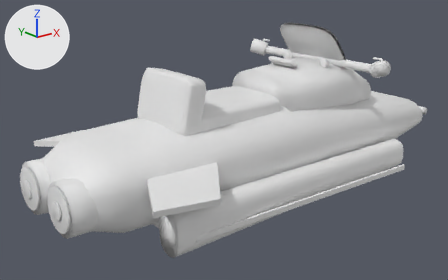
What one commit did to the OBJ model src/main/resources/assets/siliconagevehicles/models/hover.obj.
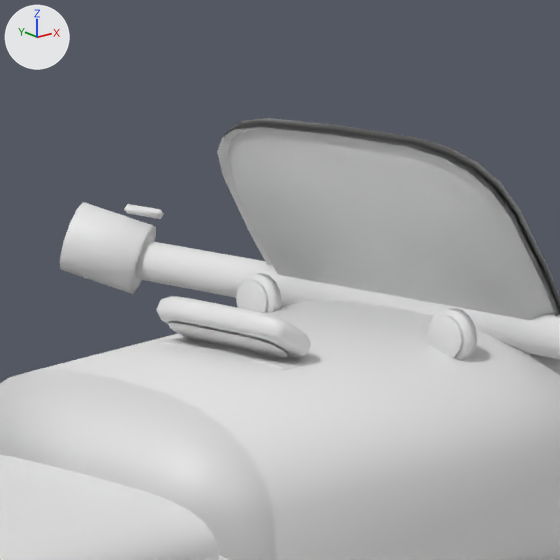
There are two pictures of each version: one whole from a camera (50 mm lens) standing at (-2.998, -3.191, 1.647) and looking at (-0.32, 0.157, 0.308), one close up on the part from 53% to 77% of the width and 0% to 38% of the height. Arrows for +X, +Y and +Z are at upper left; the lights stay in place. The last two pictures show the newer version. Where no turn or scale is listed for an object, it has been applied to the vertices. Vertices at exactly the same position are counted once.

The scene before the commit, as lines of its bpy script (objects in view):
```python
me_hover = bpy.data.meshes.new('hover')
me_hover.from_pydata(...)  # 2712 vertices, 5256 faces; spans x -1.77..1.77, y -0.81..0.81, z 0.0..1.11
ob_hover = bpy.data.objects.new('hover', me_hover)
ob_hover.location = (0.0, 0.0, 0.0)
```
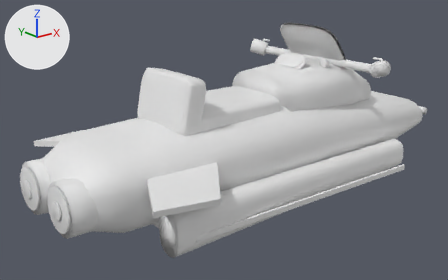
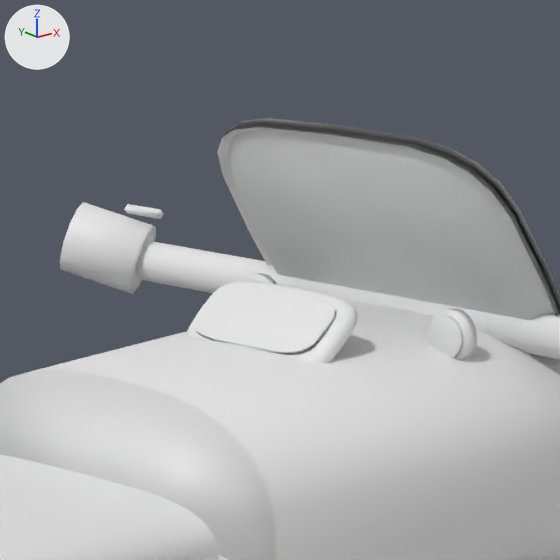
Changed parts and their boxes [x1, y1, x2, y2] in the close-ups (560 x 560 px; the box of a moved part takes in the faces that stretch with it):
part 1 of me_hover, moved or reshaped: before [168, 322, 289, 358]; after [186, 281, 358, 364]
part 2 of me_hover, deleted: before [157, 337, 310, 371]
part 3 of me_hover, moved or reshaped: before [156, 296, 311, 358]; after [193, 284, 337, 355]

Edits to the bpy script that builds the scene:
```text
Change me_hover:
    used by ob_hover; location = (0.0, 0.0, 0.0)
    remove me_hover.from_pydata(...)  # 2712 vertices, 5256 faces; spans x -1.77..1.77, y -0.81..0.81, z 0.0..1.11
    add me_hover.from_pydata(...)  # 2614 vertices, 5064 faces; spans x -1.77..1.77, y -0.81..0.81, z 0.0..1.11
    me_hover part 1: the loose piece of 98 vertices spanning x 0.06..0.11, y -0.11..0.11, z 0.82..0.85 is multiplied about its middle by the matrix ((-0.273, 0.0, 2.733), (0.0, 1.273, 0.0), (-2.49, 0.0, -1.3)), then moved by (0.08, 0.0, 0.01)
    me_hover part 2: the loose piece of 98 vertices spanning x 0.07..0.38, y -0.12..0.13, z 0.79..0.82 is deleted
    me_hover part 3
    43 vertices are removed from x 0.05..0.14, y -0.11..0.13, z 0.82..0.88
    147 faces are deleted
    3 vertices in x 0.06, y -0.11..-0.09, z 0.87..0.88 move by (0.13, 0.03, 0.01)
    45 vertices move from x 0.05..0.14, y -0.12..0.11, z 0.82..0.89 to x 0.12..0.19, y -0.12..0.11, z 0.82..0.89
    38 vertices are added at x 0.12..0.19, y -0.11..0.12, z 0.82..0.88
    5 new vertices lie (0.0, 0.06, 0.0) away from vertices in x 0.05..0.13, y -0.06..0.0, z 0.82..0.87
    147 new faces join them
```
